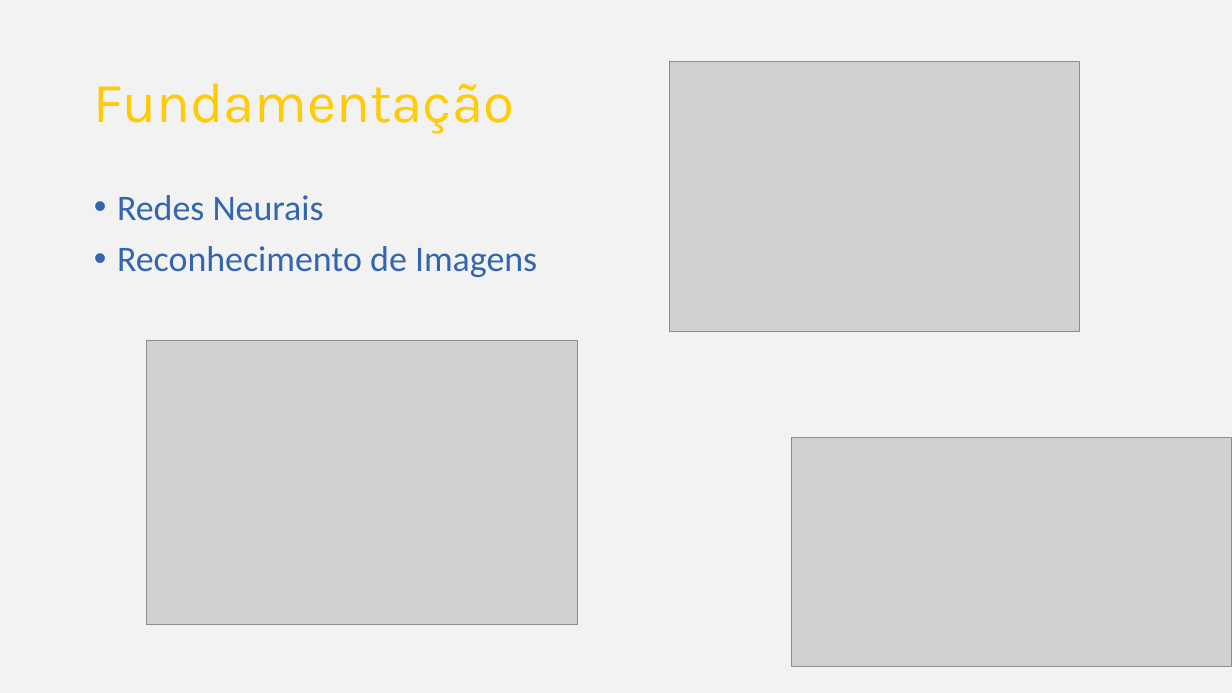
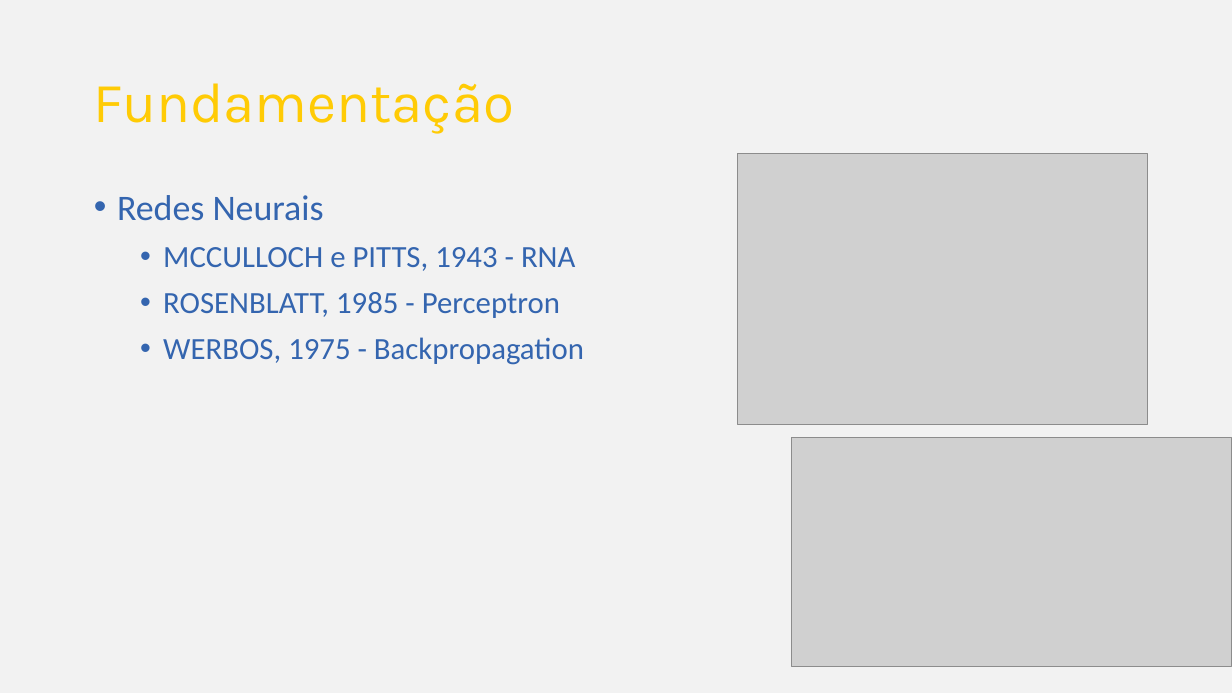
Before and after one commit to BeholderDEV/Neur, a slide deck: slide 2 of Image Recognition.pptx. Drawn at 1232x693 pixels with LibreOffice and Linux fonts; fonts in the diff are those of the drawing; grey boxes stand for pictures. Boxes give left, top, right and bottom in pixels: in the first picture for what was removed or moved away, otherwise in the second. Text is boxed around its words. In the diff, an @@ line names an element or a change of style, - is before the commit and + after.

```diff
--- a/Image Recognition.pptx
+++ b/Image Recognition.pptx
@@ picture: place and size @@
-picture at [670,61,1080,331]
+picture at [738,153,1147,423]
@@ text at [163,247,584,365]: text changed; size 28 to 24 pt @@
-• Reconhecimento de Imagens
+    • MCCULLOCH e PITTS, 1943 - RNA
+    • ROSENBLATT, 1985 - Perceptron
+    • WERBOS, 1975 - Backpropagation
@@ picture removed at [146,340,577,624] @@
```
Also in this commit, not shown: 1 other slide changed, 3 slides added, 5 other files.
